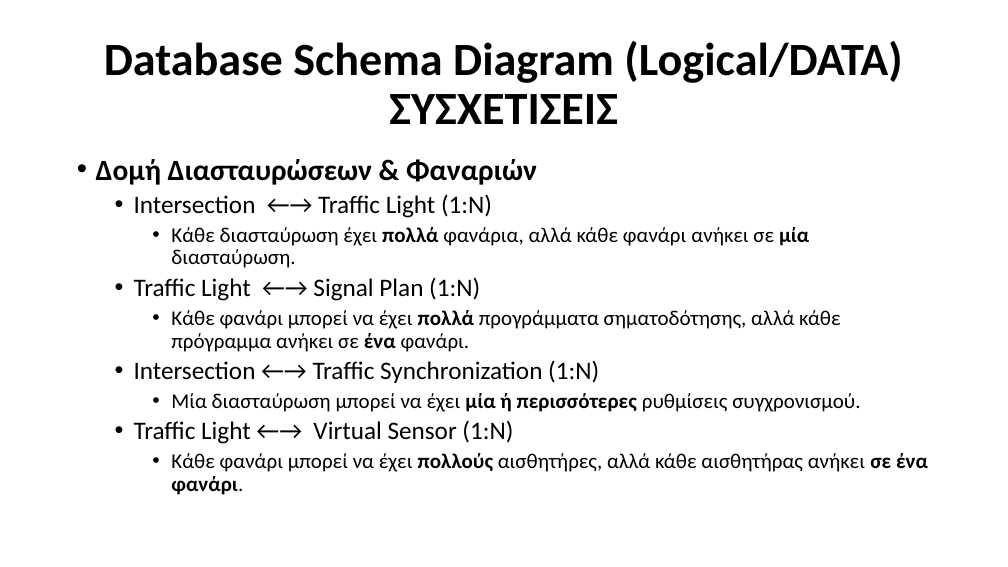
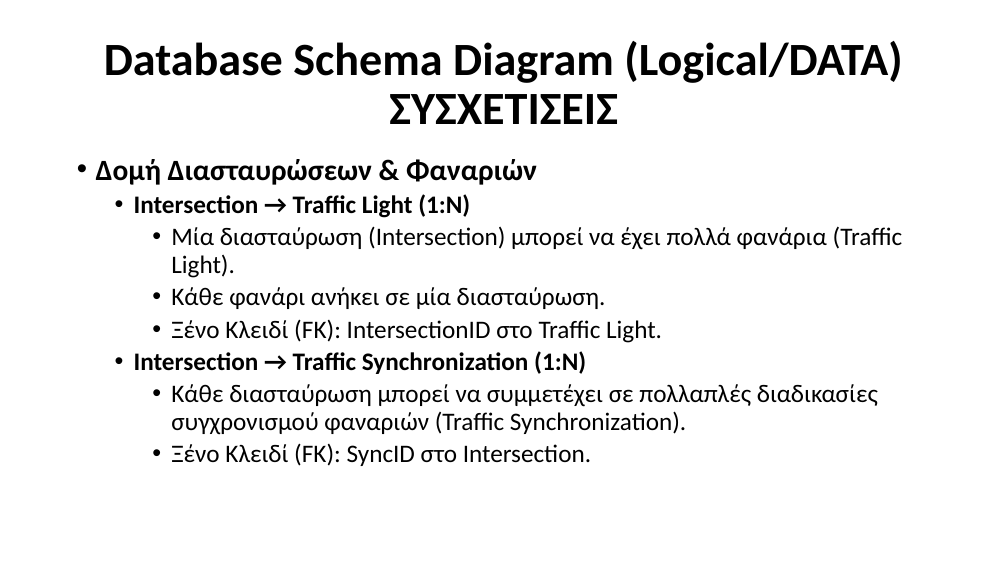
Before and after one commit to Ath21/STL_Drive, a slide deck: slide 20 of Presentation.pptx (slide 9 before the commit). Drawn at 1008x567 pixels with LibreOffice and Linux fonts; fonts in the diff are those of the drawing. Boxes give left, top, right and bottom in pixels: in the first picture for what was removed or moved away, otherwise in the second. Text is boxed around its words. In the diff, an @@ line names an element or a change of style, - is before the commit and + after.

```diff
--- a/Presentation.pptx
+++ b/Presentation.pptx
@@ text at [134,194,903,466]: text changed; size 20 to 24 pt @@
-  • Intersection ←→ Traffic Light (1:N)
-    • Κάθε διασταύρωση έχει πολλά φανάρια, αλλά κάθε φανάρι ανήκει σε μία διασταύρωση.
-  • Traffic Light ←→ Signal Plan (1:N)
-    • Κάθε φανάρι μπορεί να έχει πολλά προγράμματα σηματοδότησης, αλλά κάθε πρόγραμμα ανήκει σε ένα φανάρι.
-  • Intersection ←→ Traffic Synchronization (1:N)
-    • Μία διασταύρωση μπορεί να έχει μία ή περισσότερες ρυθμίσεις συγχρονισμού.
-  • Traffic Light ←→ Virtual Sensor (1:N)
-    • Κάθε φανάρι μπορεί να έχει πολλούς αισθητήρες, αλλά κάθε αισθητήρας ανήκει σε ένα φανάρι.
+  • Intersection → Traffic Light (1:N)
+    • Μία διασταύρωση (Intersection) μπορεί να έχει πολλά φανάρια (Traffic Light).
+    • Κάθε φανάρι ανήκει σε μία διασταύρωση.
+    • Ξένο Κλειδί (FK): IntersectionID στο Traffic Light.
+  • Intersection → Traffic Synchronization (1:N)
+    • Κάθε διασταύρωση μπορεί να συμμετέχει σε πολλαπλές διαδικασίες συγχρονισμού φαναριών (Traffic Synchronization).
+    • Ξένο Κλειδί (FK): SyncID στο Intersection.
```
Also in this commit, not shown: 4 other slides changed, 14 slides added, 2 slides removed, 1 other file.
